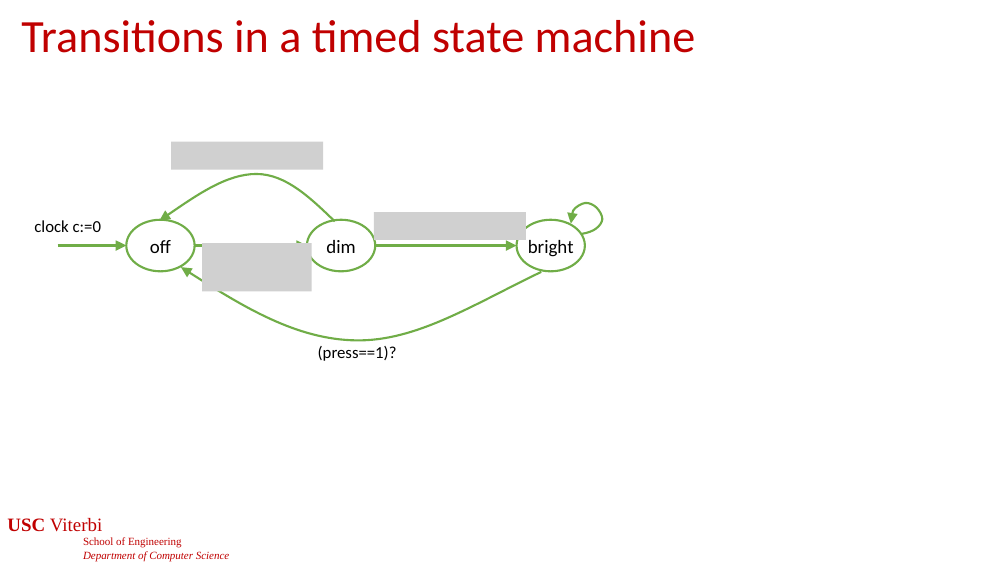
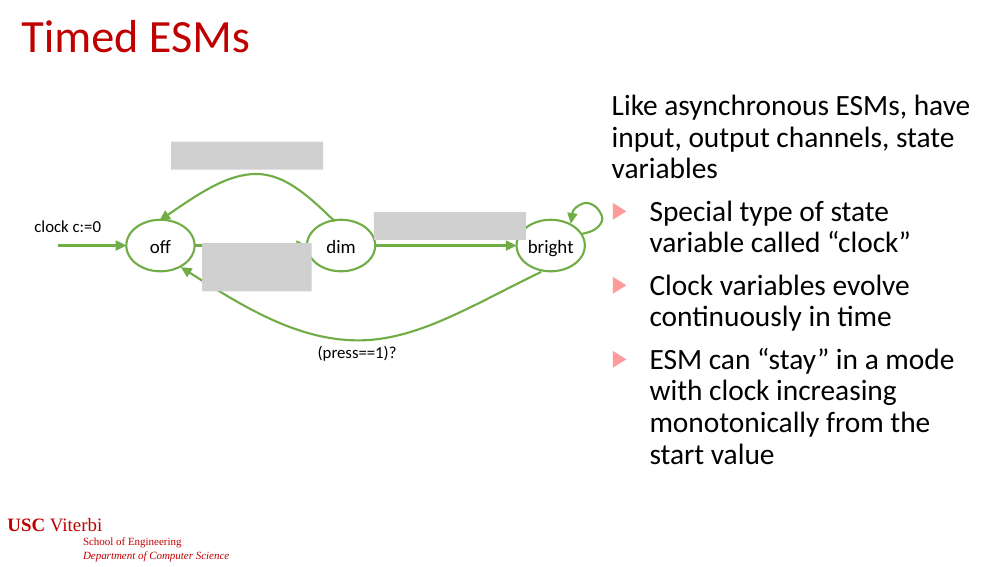
Before and after one commit to jdeshmukh/jdeshmukh.github.io, a slide deck: slide 4 of teaching/cs513slides/lecture2-Timed-Models.pptx (slide 6 before the commit). Drawn at 1008x567 pixels with LibreOffice and Linux fonts; fonts in the diff are those of the drawing; grey boxes stand for pictures; background and template pictures are left out. Boxes give left, top, right and bottom in pixels: in the first picture for what was removed or moved away, otherwise in the second. Text is boxed around its words. In the diff, an @@ line names an element or a change of style, - is before the commit and + after.

```diff
--- a/teaching/cs513slides/lecture2-Timed-Models.pptx
+++ b/teaching/cs513slides/lecture2-Timed-Models.pptx
@@ title at <box>21,20,250,53</box>: text changed @@
-Transitions in a timed state machine
+Timed ESMs
@@ text added at <box>612,94,971,465</box>, 28 pt, text #000000 @@
+Like asynchronous ESMs, have input, output channels, state variables
+▶ Special type of state variable called “clock”
+▶ Clock variables evolve continuously in time
+▶ ESM can “stay” in a mode with clock increasing monotonically from the start value
```
Also in this commit, not shown: 3 other slides changed, 1 slide added, 4 other files.
